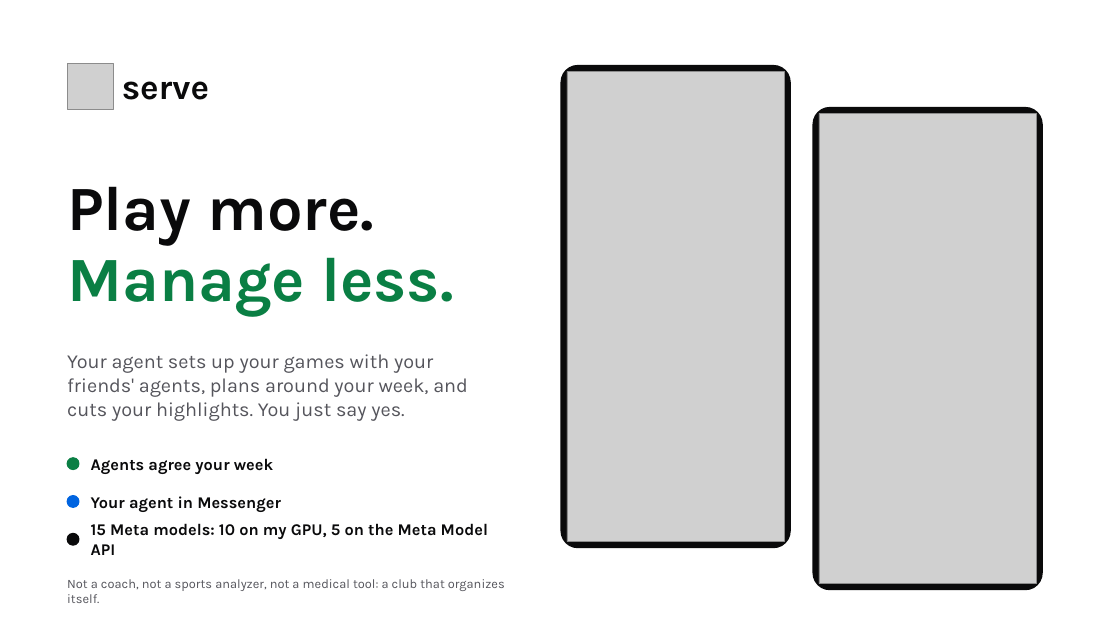
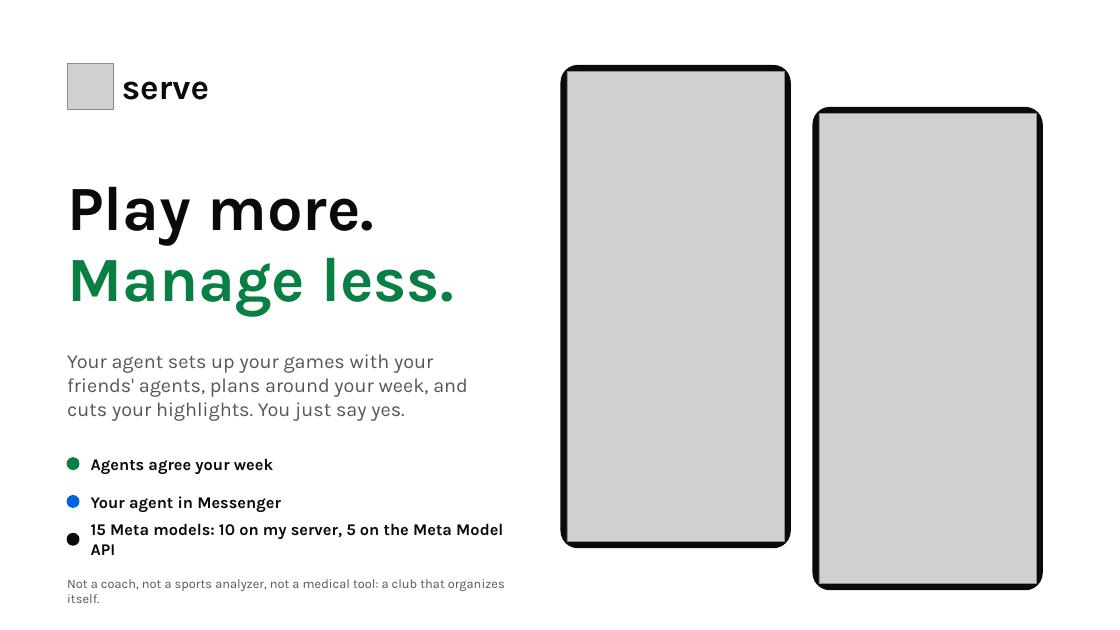
Before and after one commit to gino6178/serve-meta-hackathon, a slide deck: slide 2 of video/deck/Serve_Meta_deck.pptx. Drawn at 1120x630 pixels with LibreOffice and Linux fonts; fonts in the diff are those of the drawing; grey boxes stand for pictures. Boxes give left, top, right and bottom in pixels: in the first picture for what was removed or moved away, otherwise in the second. Text is boxed around its words. In the diff, an @@ line names an element or a change of style, - is before the commit and + after.

```diff
--- a/video/deck/Serve_Meta_deck.pptx
+++ b/video/deck/Serve_Meta_deck.pptx
@@ text at [91, 523, 503, 555]: text changed @@
-15 Meta models: 10 on my GPU, 5 on the Meta Model API
+15 Meta models: 10 on my server, 5 on the Meta Model API
```
Also in this commit, not shown: 5 other slides changed, 4 other files.
